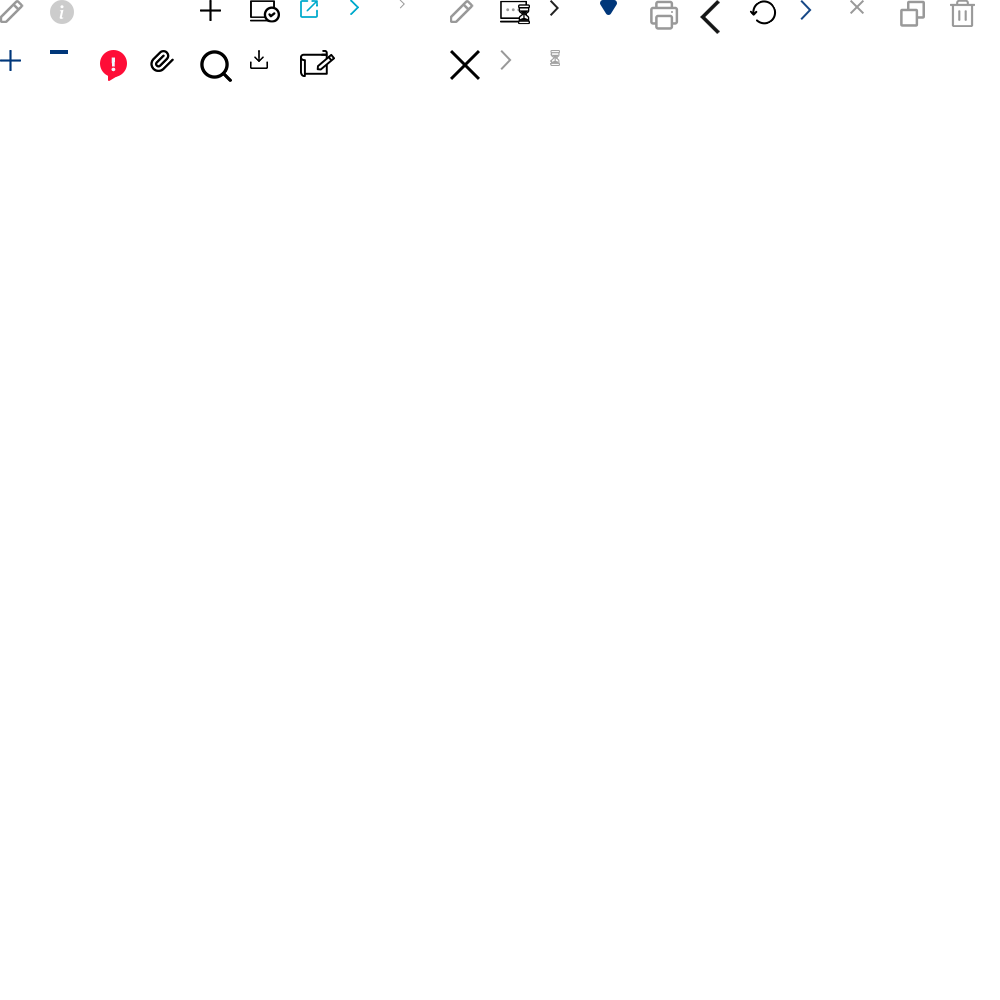
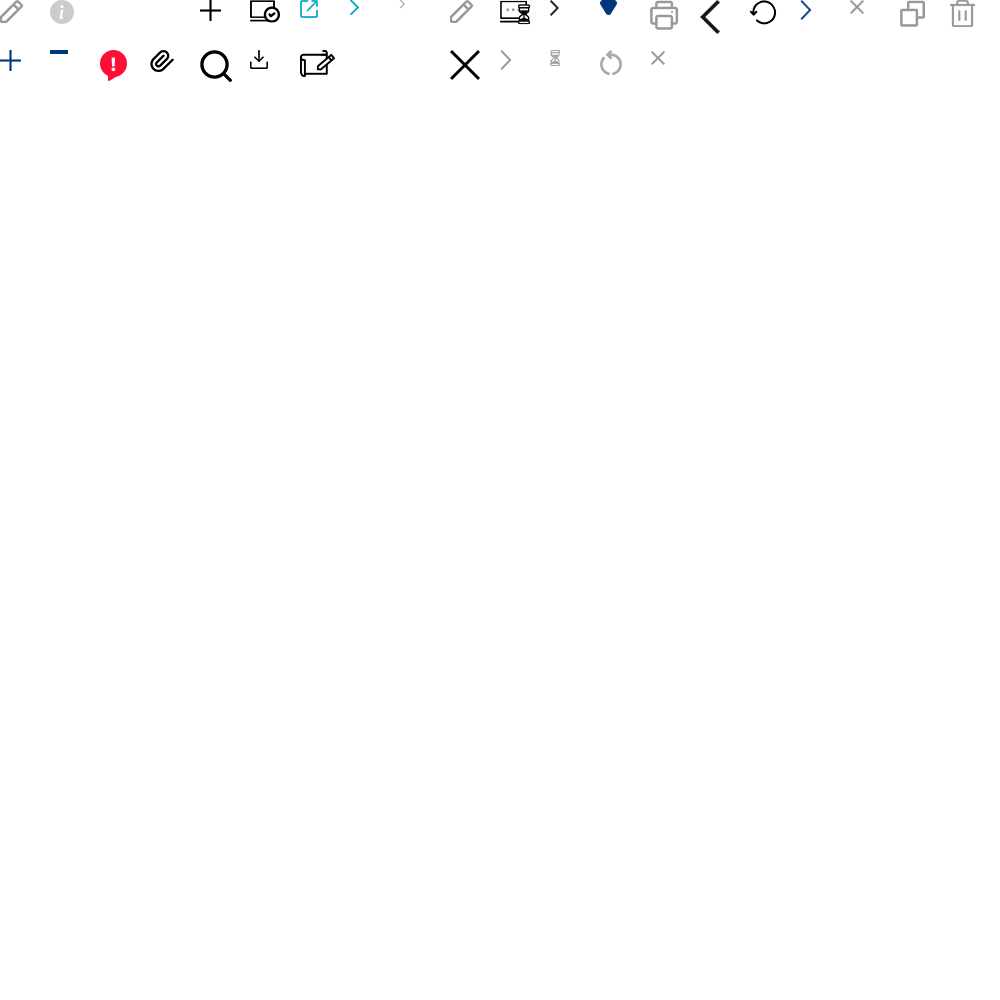
Revision of a layered (1000, 1000) image; what changed, layer by layer:
added layer "레이어 74" in group "그룹 2" over [651, 51, 665, 65]
added layer "레이어 73" in group "그룹 2" over [600, 50, 622, 75]
